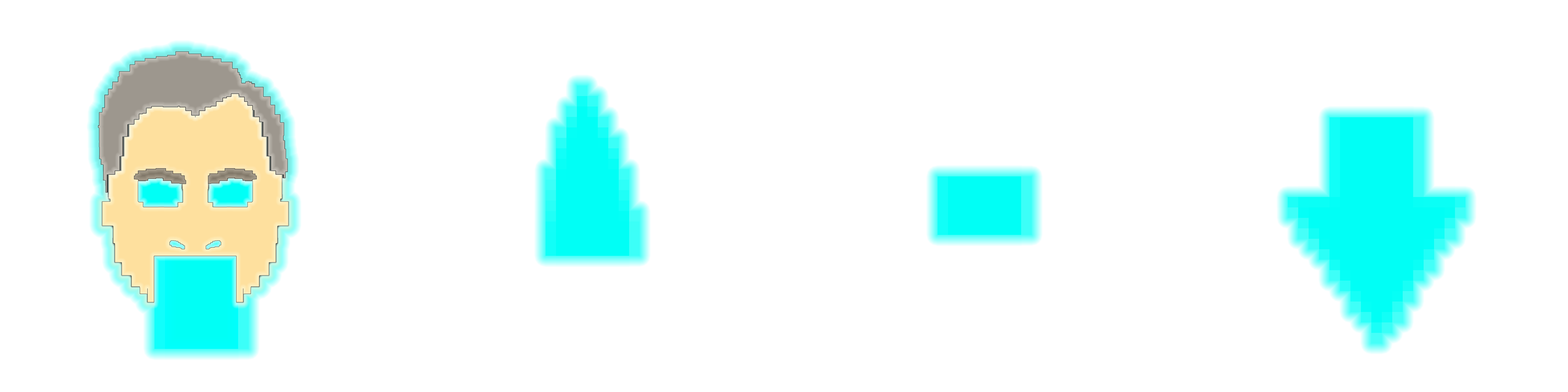
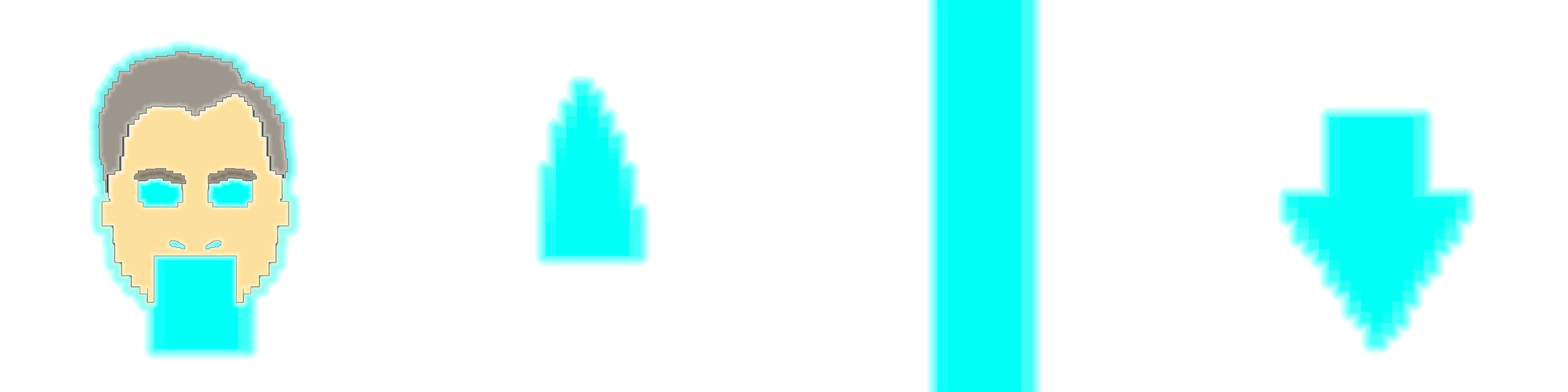
Comparing the layer stacks of the two 1568 x 392 images. Changes:
painted on "arme centre" over <box>937,0,1032,392</box>
